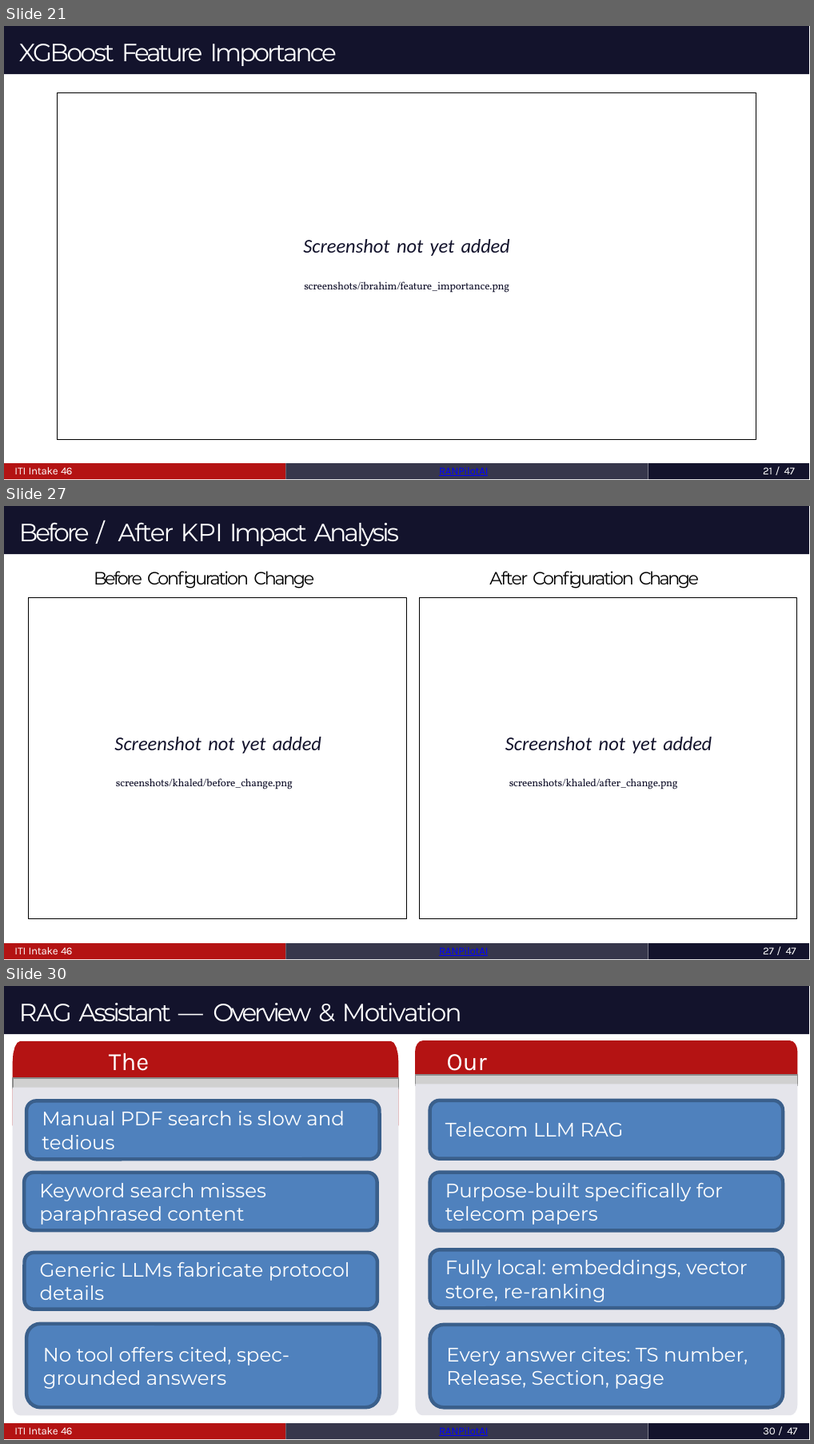
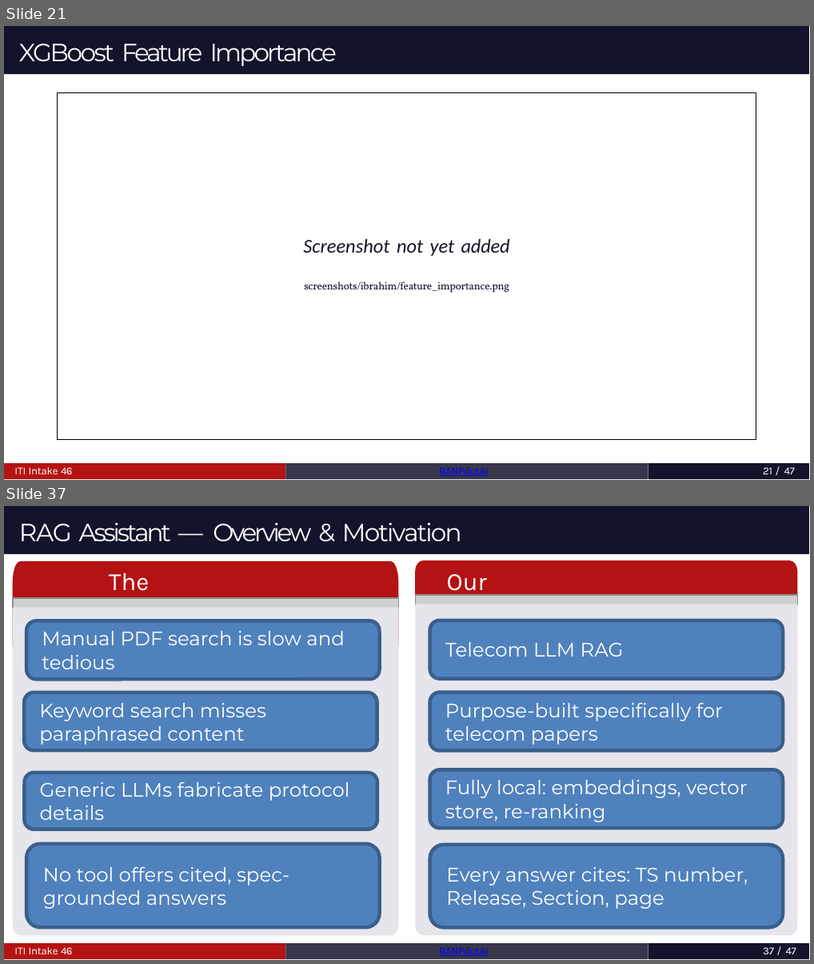
Before and after one commit to MahmoudAshrafYadem/ITI-Graduation_project, a slide deck: RANPilotAi_Graduation_Project_BOOK/presentation.pptx. Shown one above the other, each under a label of ours: slides 21, 27 and 30 before the commit, slides 21 and 37 after it; the slides between them are not shown. The pictures are 814x1444 and 814x964 pixels, drawn with LibreOffice and Linux fonts; fonts in the diff are those of the drawing; grey boxes stand for pictures. Boxes give left, top, right and bottom in pixels: in the first picture for what was removed or moved away, otherwise in the second. Text is boxed around its words. In the diff, an @@ line names an element or a change of style, - is before the commit and + after.

Commit message:
presentation - adding  khaled section

```diff
--- a/RANPilotAi_Graduation_Project_BOOK/presentation.pptx
+++ b/RANPilotAi_Graduation_Project_BOOK/presentation.pptx
@@ slide 27 removed at <box>4,506,810,960</box>, background #FFFFFF; not listed: 1 template element that a slide beside it also shows @@
@@ title removed at <box>19,522,399,546</box> @@
-Before / After KPI Impact Analysis
@@ text removed at <box>94,571,314,588</box> @@
-Before Configuration Change
@@ text removed at <box>490,571,699,588</box> @@
-After Configuration Change
@@ rectangle removed at <box>28,598,406,919</box> @@
-Screenshot not yet added
-screenshots/khaled/before_change.png
@@ rectangle removed at <box>419,598,798,919</box> @@
-Screenshot not yet added
-screenshots/khaled/after_change.png
@@ freeform shape removed at <box>4,943,285,960</box> @@
@@ text removed at <box>14,947,73,954</box> @@
-ITI Intake 46
@@ freeform shape removed at <box>285,943,647,960</box> @@
@@ text removed at <box>439,947,488,956</box> @@
-RANPilotAI
@@ freeform shape removed at <box>648,943,809,960</box> @@
@@ page number removed at <box>763,947,797,954</box> @@
-27 / 47
@@ what was slide 30 is now slide 37 @@
@@ page number at <box>763,947,797,954</box>: text changed @@
-30 / 47
+37 / 47
```
Also in this commit, not shown: 2 slides changed, 14 slides added, 5 other slides removed.
